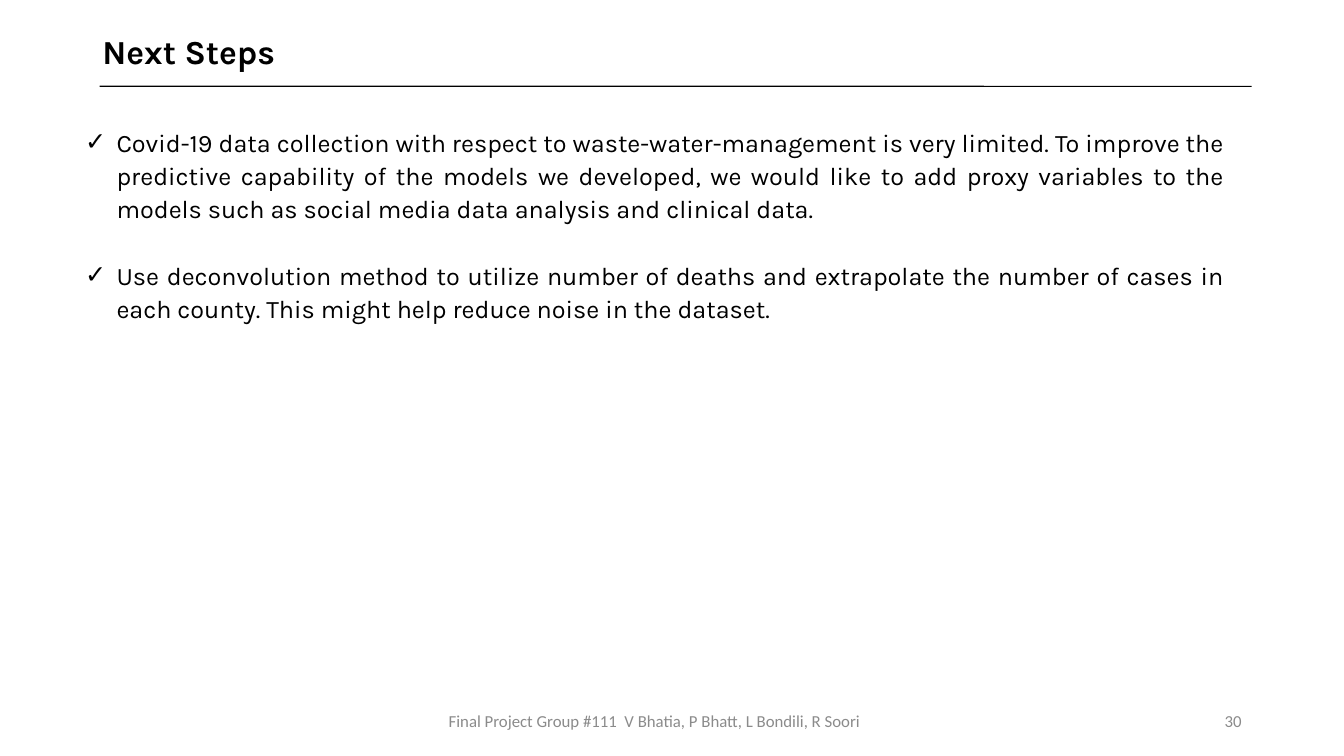
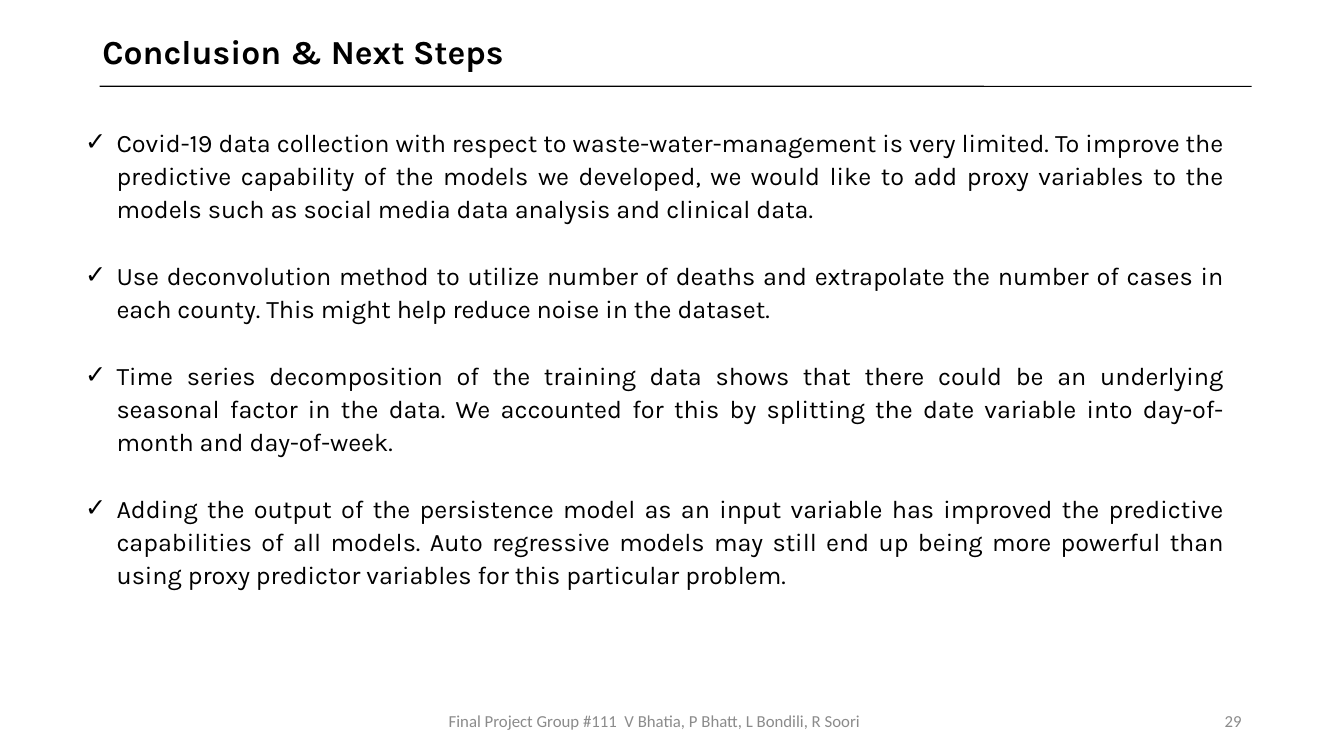
Before and after one commit to bhatiavr/cs109b-final-project-111, a slide deck: slide 29 of docs/Forecasting COVID-19 Cases Using SARS-Cov-2 Titers in Wastewater.pptx (slide 30 before the commit). Drawn at 1344x756 pixels with LibreOffice and Linux fonts; fonts in the diff are those of the drawing. Boxes give left, top, right and bottom in pixels: in the first picture for what was removed or moved away, otherwise in the second. Text is boxed around its words. In the diff, an @@ line names an element or a change of style, - is before the commit and + after.

```diff
--- a/docs/Forecasting COVID-19 Cases Using SARS-Cov-2 Titers in Wastewater.pptx
+++ b/docs/Forecasting COVID-19 Cases Using SARS-Cov-2 Titers in Wastewater.pptx
@@ text at box(102, 40, 504, 72): text changed @@
-Next Steps
+Conclusion & Next Steps
@@ text at box(117, 367, 1224, 591): paragraphs added @@
+✓ Time series decomposition of the training data shows that there could be an underlying seasonal factor in the data. We accounted for this by splitting the date variable into day-of-month and day-of-week.
+✓ Adding the output of the persistence model as an input variable has improved the predictive capabilities of all models. Auto regressive models may still end up being more powerful than using proxy predictor variables for this particular problem.
@@ page number at box(1225, 716, 1242, 727): text changed @@
-30
+29
```
Also in this commit, not shown: 16 other slides changed, 1 slide removed.
